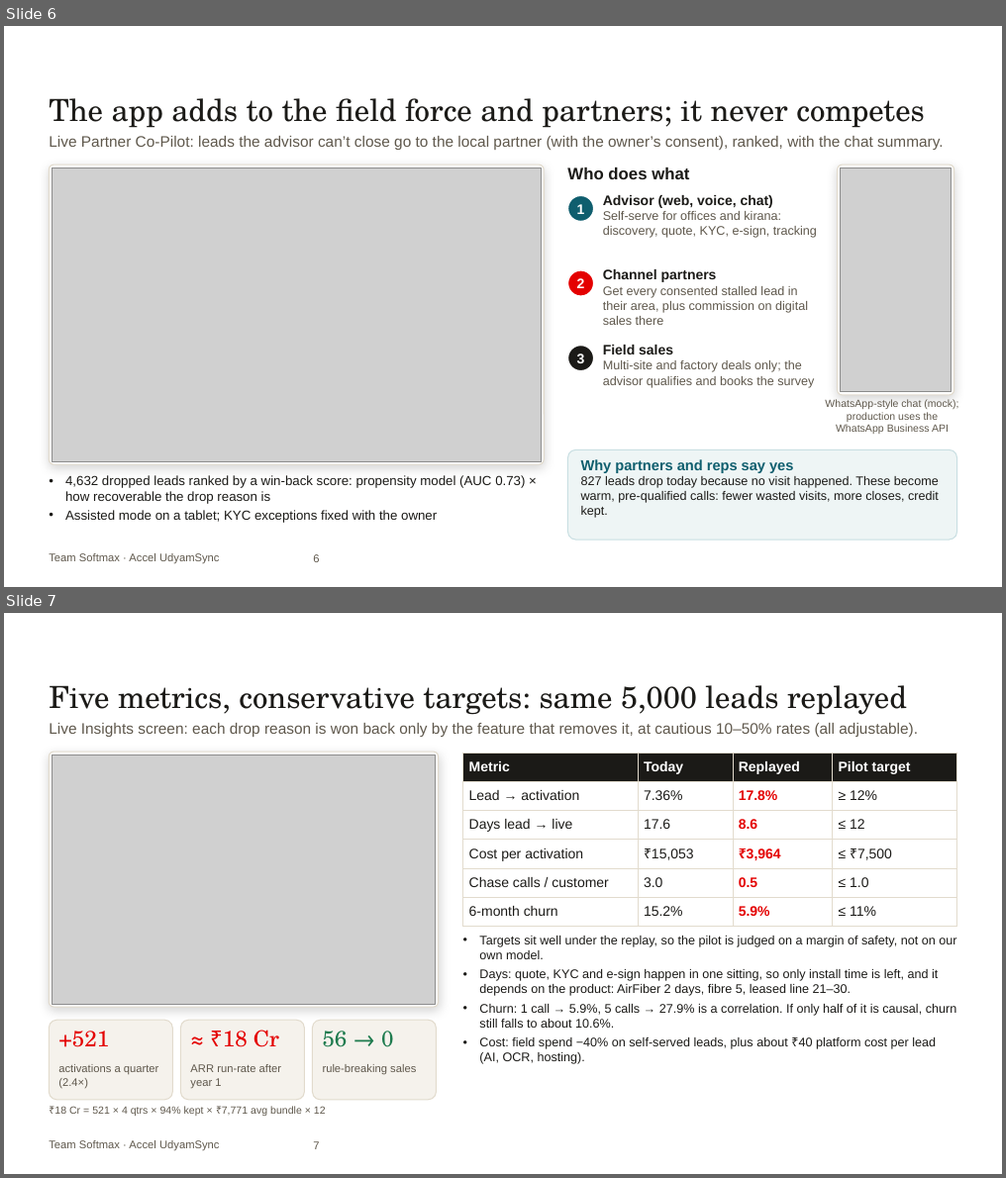
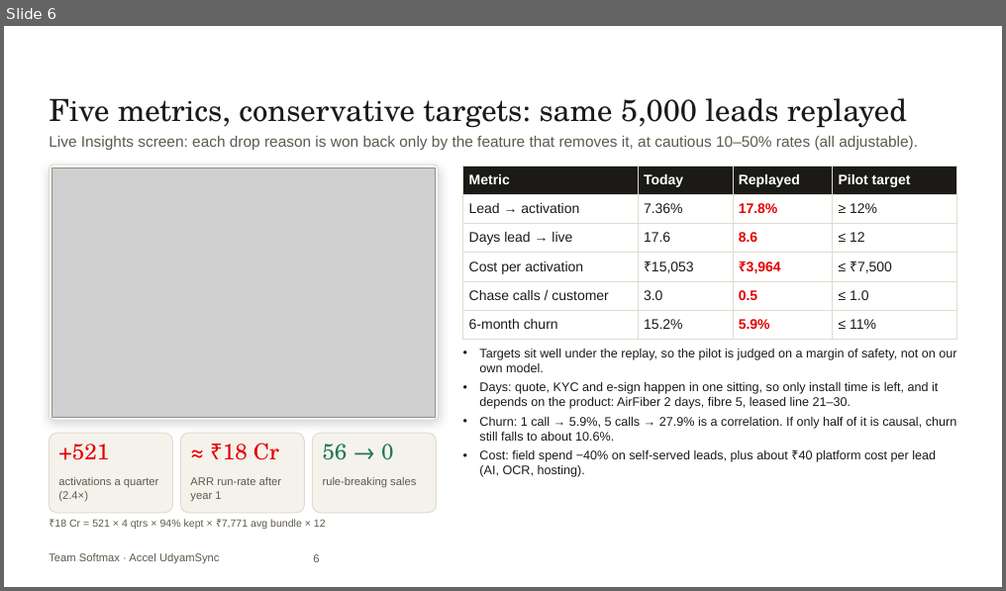
Before and after one commit to ac265640/UdyamSync, a slide deck: submission/UdyamSync_Submission.pptx. Shown one above the other, each under a label of ours: slides 6 and 7 before the commit, slide 6 after it. The pictures are 1006x1178 and 1006x591 pixels, drawn with LibreOffice and Linux fonts; fonts in the diff are those of the drawing; grey boxes stand for pictures; background and template pictures are left out. Boxes give left, top, right and bottom in pixels: in the first picture for what was removed or moved away, otherwise in the second. Text is boxed around its words. In the diff, an @@ line names an element or a change of style, - is before the commit and + after.

Commit message:
Business case condensed to 7 slides for the submission form

```diff
--- a/submission/UdyamSync_Submission.pptx
+++ b/submission/UdyamSync_Submission.pptx
@@ slide 6 removed at bbox=[4, 26, 1002, 587], background picture (left out); not listed: 1 template element that a slide beside it also shows @@
@@ text removed at bbox=[49, 98, 925, 128] @@
-The app adds to the field force and partners; it never competes
@@ text removed at bbox=[49, 136, 944, 150] @@
-Live Partner Co-Pilot: leads the advisor can’t close go to the local partner (with the owner’s consent), ranked, with the chat summary.
@@ rounded rectangle removed at bbox=[49, 165, 544, 466] @@
@@ picture removed at bbox=[52, 168, 541, 462] @@
@@ text removed at bbox=[567, 168, 689, 179] @@
-Who does what
@@ rounded rectangle removed at bbox=[838, 165, 954, 395] @@
@@ picture removed at bbox=[841, 168, 951, 392] @@
@@ ellipse removed at bbox=[568, 195, 594, 222] @@
@@ text removed at bbox=[603, 195, 817, 238] @@
-Advisor (web, voice, chat)
-Self-serve for offices and kirana: discovery, quote, KYC, e-sign, tracking
@@ text removed at bbox=[577, 204, 585, 214] @@
-1
@@ ellipse removed at bbox=[568, 271, 594, 296] @@
@@ text removed at bbox=[577, 278, 585, 288] @@
-2
@@ text removed at bbox=[603, 270, 808, 325] @@
-Channel partners
-Get every consented stalled lead in their area, plus commission on digital sales there
@@ ellipse removed at bbox=[568, 346, 594, 372] @@
@@ text removed at bbox=[603, 345, 814, 388] @@
-Field sales
-Multi-site and factory deals only; the advisor qualifies and books the survey
@@ text removed at bbox=[577, 354, 585, 364] @@
-3
@@ text removed at bbox=[825, 399, 958, 434] @@
-WhatsApp-style chat (mock); production uses the WhatsApp Business API
@@ rounded rectangle removed at bbox=[568, 450, 957, 540] @@
@@ text removed at bbox=[581, 460, 939, 518] @@
-Why partners and reps say yes
-827 leads drop today because no visit happened. These become warm, pre-qualified calls: fewer wasted visits, more closes, credit kept.
@@ text removed at bbox=[65, 475, 525, 523] @@
-• 4,632 dropped leads ranked by a win-back score: propensity model (AUC 0.73) × how recoverable the drop reason is
-• Assisted mode on a tablet; KYC exceptions fixed with the owner
@@ page number removed at bbox=[313, 555, 319, 563] @@
-6
@@ what was slide 7 is now slide 6 @@
@@ page number at bbox=[313, 555, 319, 563]: text changed @@
-7
+6
```
Also in this commit, not shown: 2 slides changed, 2 other slides removed, 4 other files.
